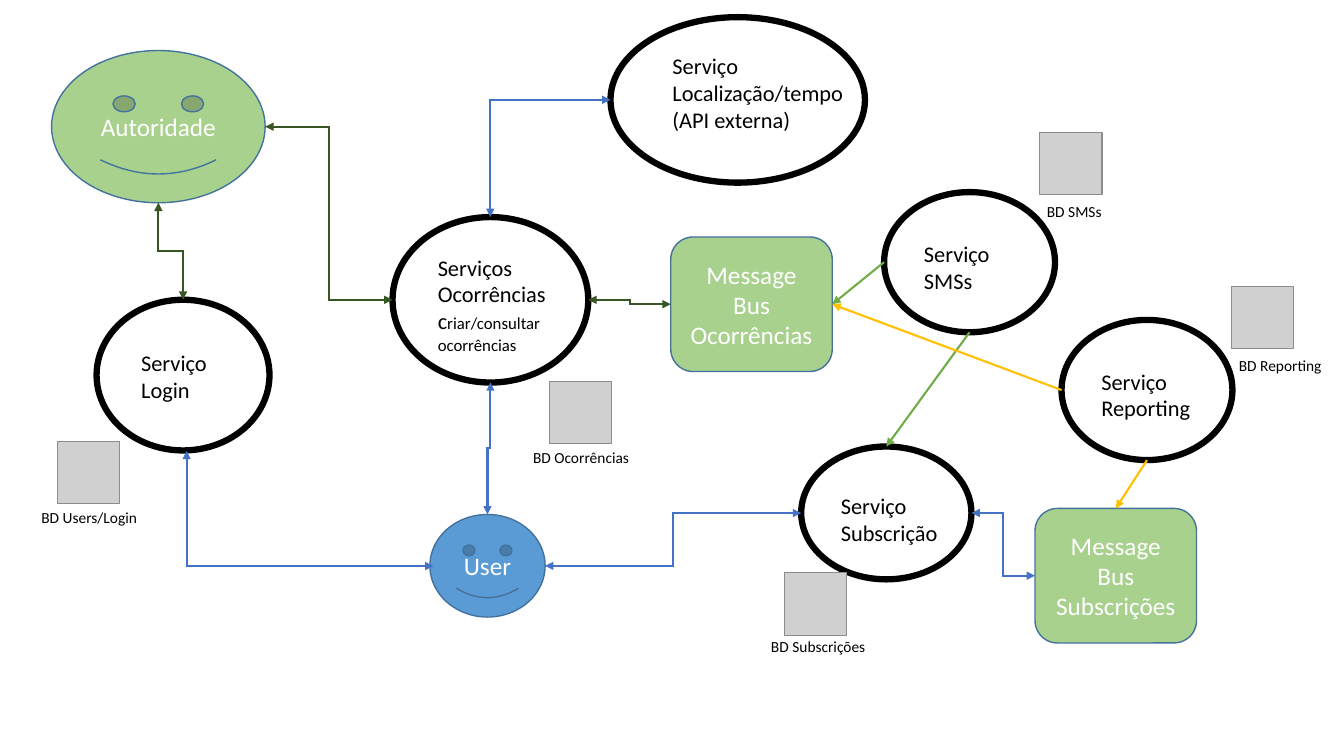
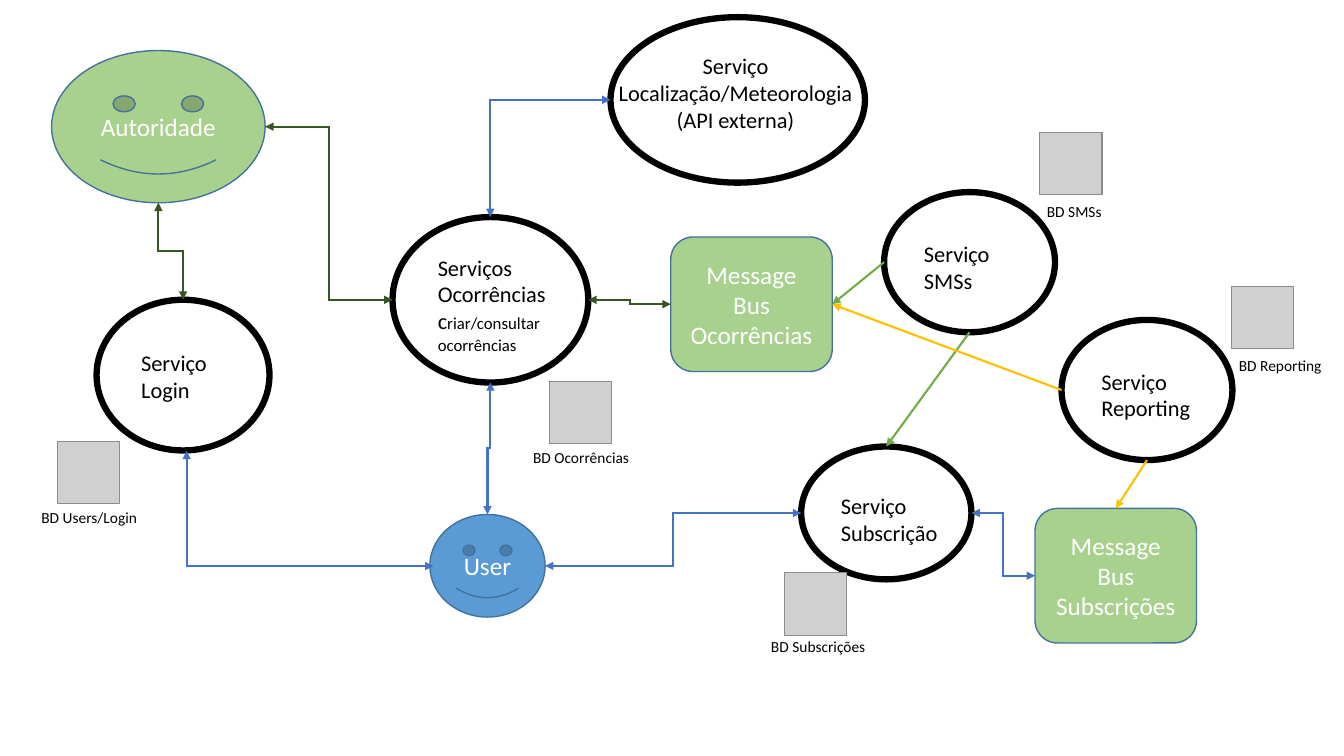
Before and after one commit to oPedroGomes/ArquiteturasEIntegracaoDeSistemas, a slide deck: slide 1 of Grafico.pptx. Drawn at 1344x756 pixels with LibreOffice and Linux fonts; fonts in the diff are those of the drawing; grey boxes stand for pictures. Boxes give left, top, right and bottom in pixels: in the first picture for what was removed or moved away, otherwise in the second. Text is boxed around its words. In the diff, an @@ line names an element or a change of style, - is before the commit and + after.

Commit message:
Add files via upload
Meteorologia, em vez de "Tempo"

```diff
--- a/Grafico.pptx
+++ b/Grafico.pptx
@@ text "Serviço": place and size @@
-text "Serviço" at box(672, 58, 842, 131)
+text "Serviço" at box(619, 58, 852, 131)
@@ text at box(703, 58, 769, 78): alignment left to centre @@
@@ text at box(619, 85, 852, 131): text changed @@
-Localização/tempo (API externa)
+Localização/Meteorologia (API externa)
```
